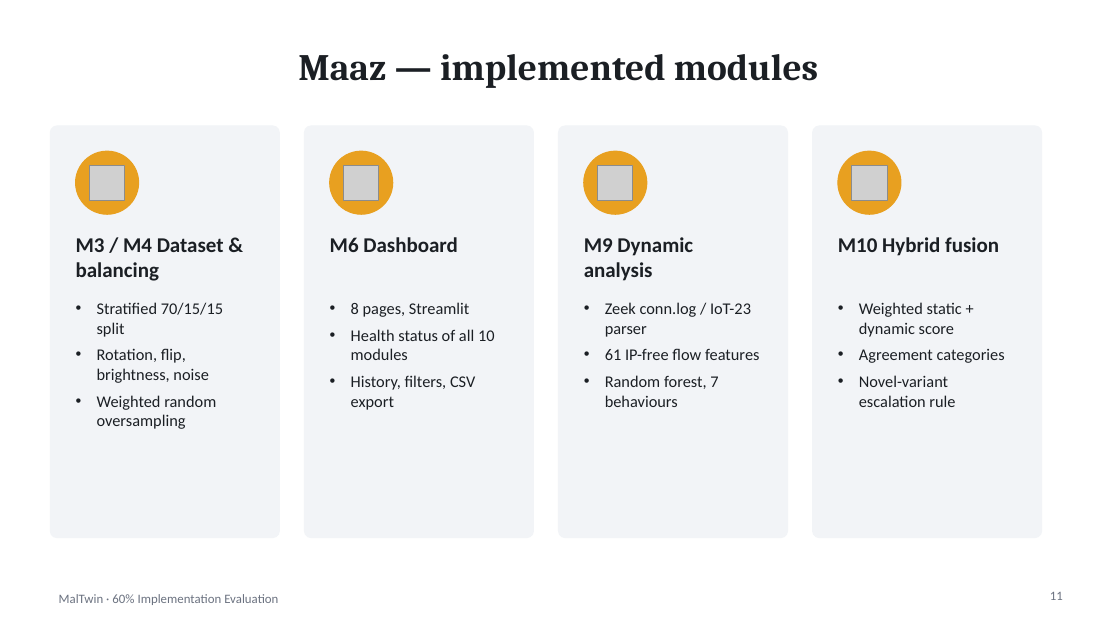
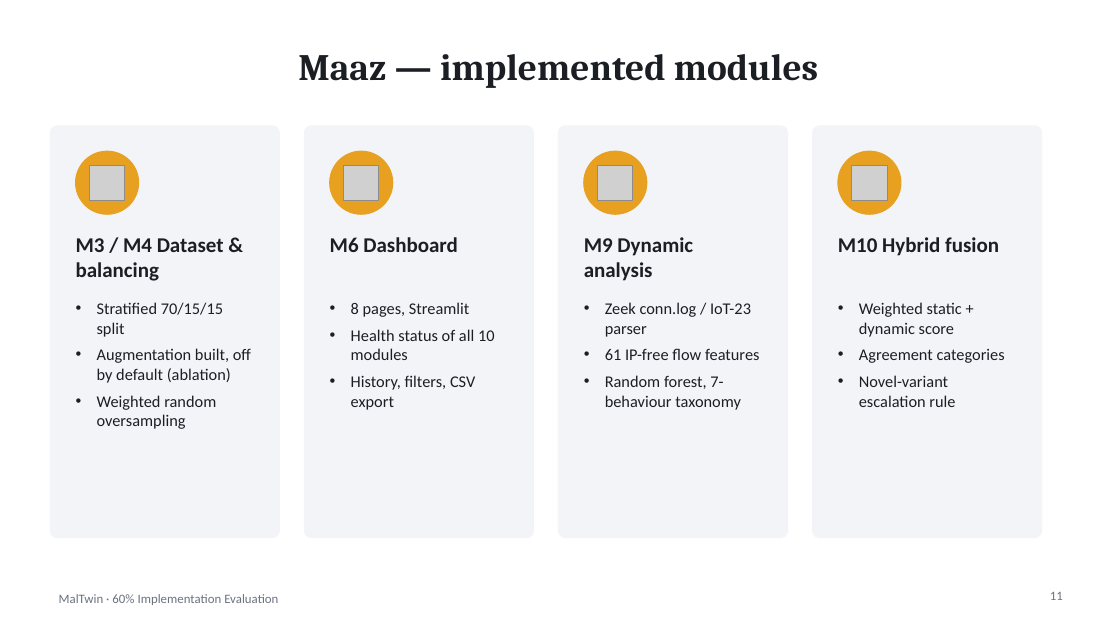
Before and after one commit to imanfatimadocx/MalTwin, a slide deck: slide 11 of docs/MalTwin_60pct_Evaluation.pptx. Drawn at 1120x630 pixels with LibreOffice and Linux fonts; fonts in the diff are those of the drawing; grey boxes stand for pictures. Boxes give left, top, right and bottom in pixels: in the first picture for what was removed or moved away, otherwise in the second. Text is boxed around its words. In the diff, an @@ line names an element or a change of style, - is before the commit and + after.

```diff
--- a/docs/MalTwin_60pct_Evaluation.pptx
+++ b/docs/MalTwin_60pct_Evaluation.pptx
@@ text at bbox=[97, 348, 251, 383]: text changed @@
-• Rotation, flip, brightness, noise
+• Augmentation built, off by default (ablation)
@@ text at bbox=[605, 375, 741, 410]: text changed @@
-• Random forest, 7 behaviours
+• Random forest, 7-behaviour taxonomy
```
Also in this commit, not shown: 2 other slides changed.
